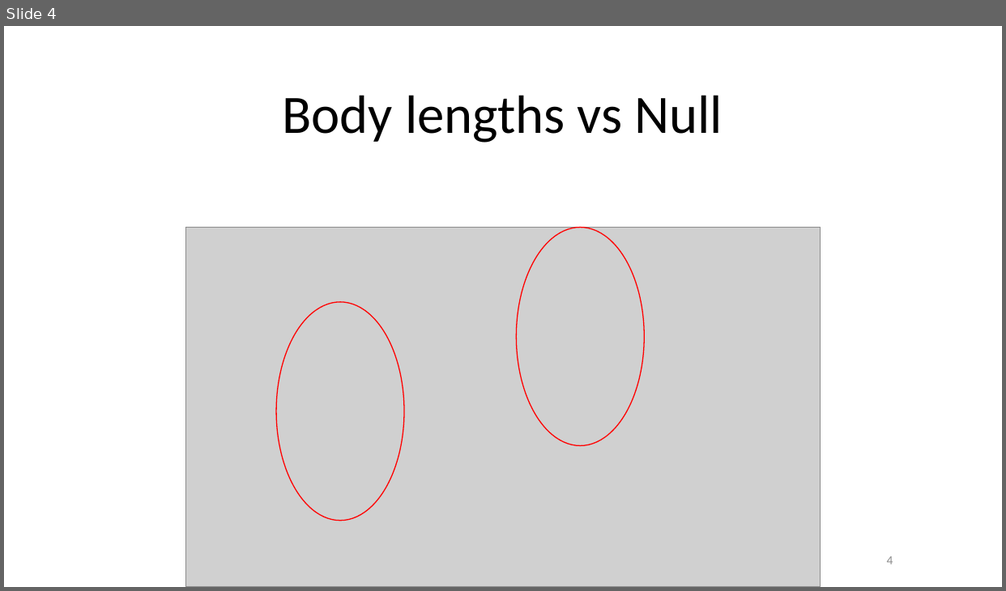
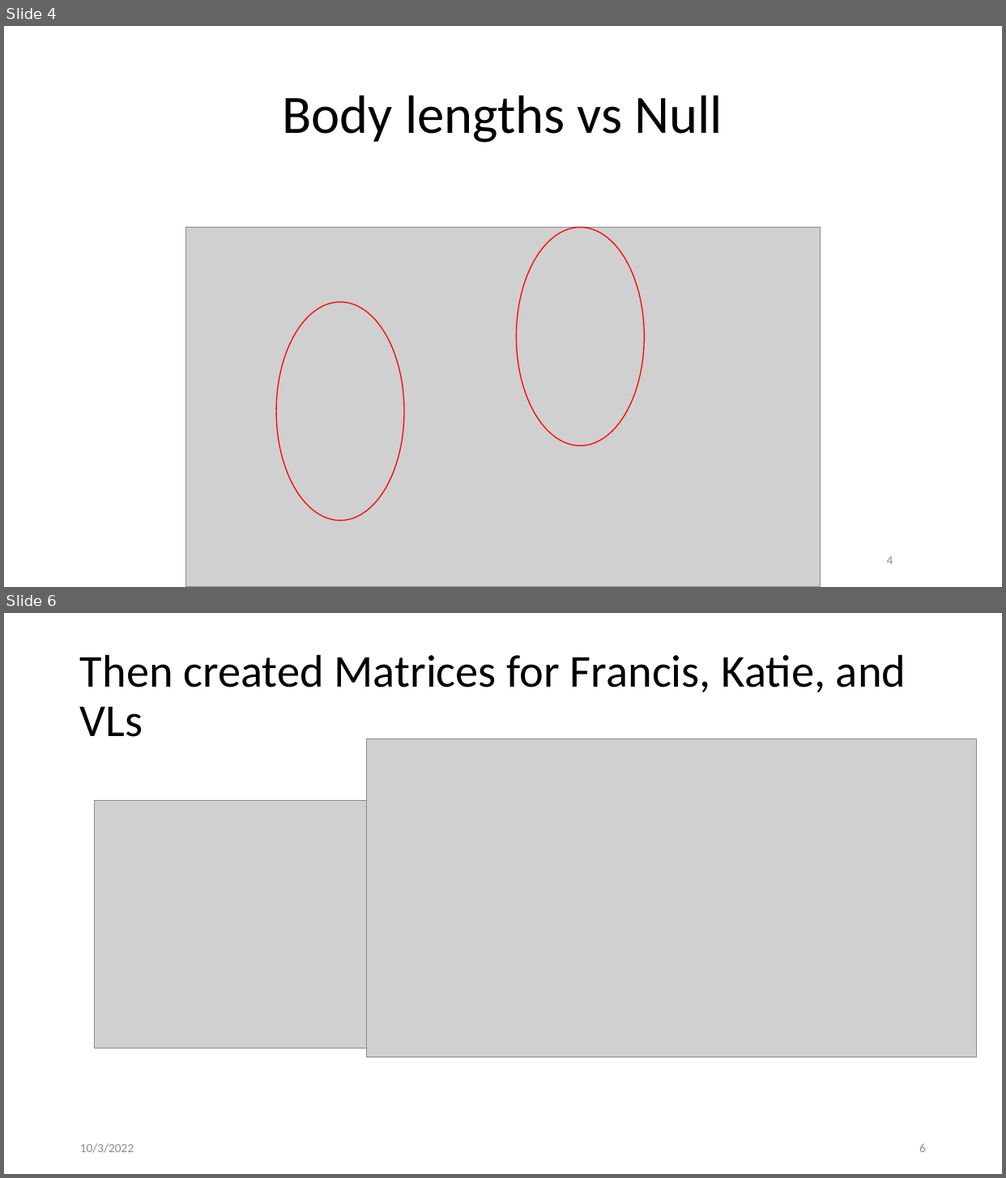
Before and after one commit to kiperry/Ohio_Bees, a slide deck: Changes I have made for local analysis.pptx. Shown one above the other, each under a label of ours: slide 4 before the commit, slides 4 and 6 after it; the slides between them are not shown. The pictures are 1006x591 and 1006x1178 pixels, drawn with LibreOffice and Linux fonts; fonts in the diff are those of the drawing; grey boxes stand for pictures. Boxes give left, top, right and bottom in pixels: in the first picture for what was removed or moved away, otherwise in the second. Text is boxed around its words. In the diff, an @@ line names an element or a change of style, - is before the commit and + after.

```diff
--- a/Changes I have made for local analysis.pptx
+++ b/Changes I have made for local analysis.pptx
@@ slide 6 added at [4,613,1002,1174], background #FFFFFF @@
@@ title added at [80,654,906,737], 44 pt, text #000000 @@
+Then created Matrices for Francis, Katie, and VLs
@@ picture added at [366,739,977,1058] @@
@@ picture added at [95,800,366,1049] @@
@@ text added at [80,1144,134,1153], 12 pt, text #8C8C8C @@
+10/3/2022
@@ page number added at [919,1144,926,1152], 12 pt, text #8C8C8C @@
+6
```
Also in this commit, not shown: 3 slides changed, 2 other slides added.
